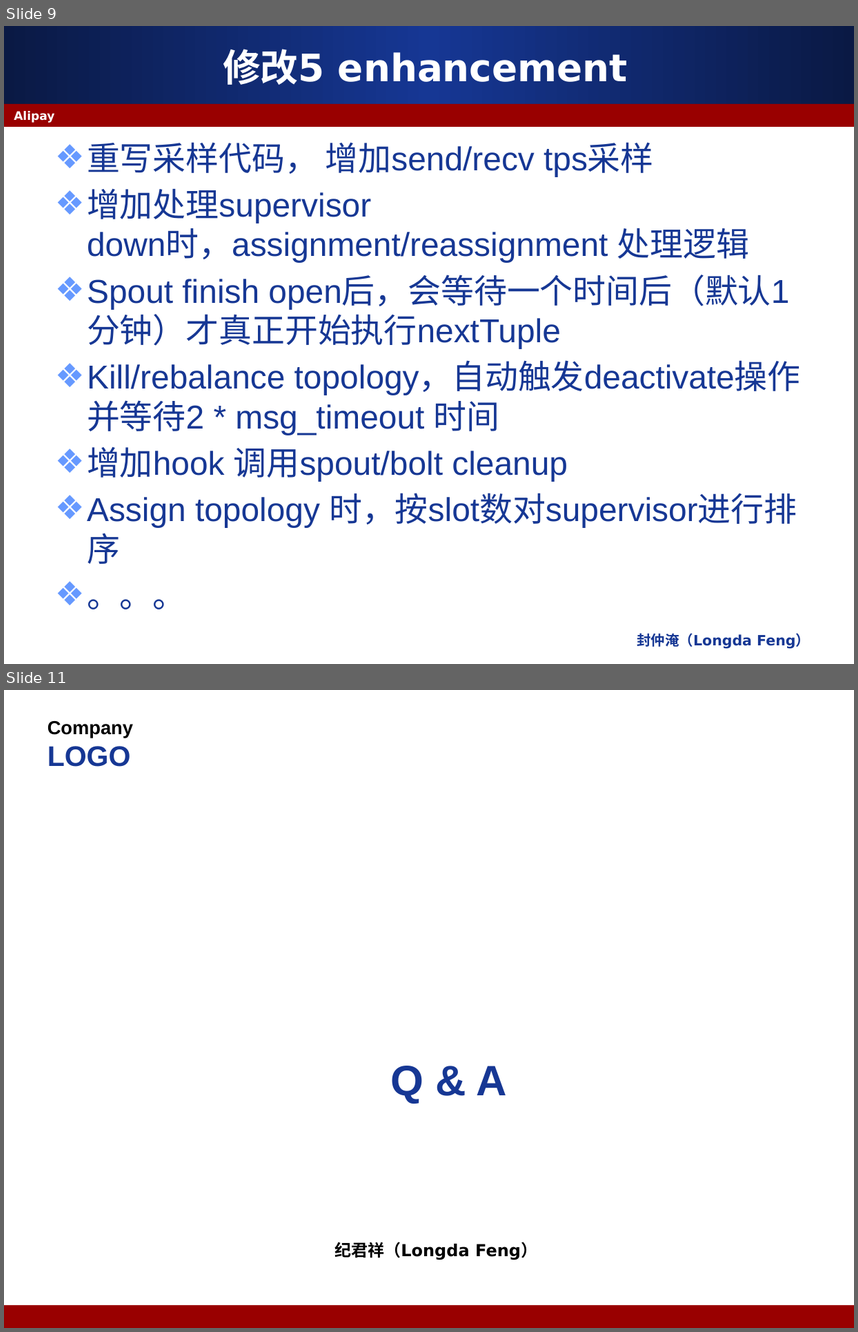
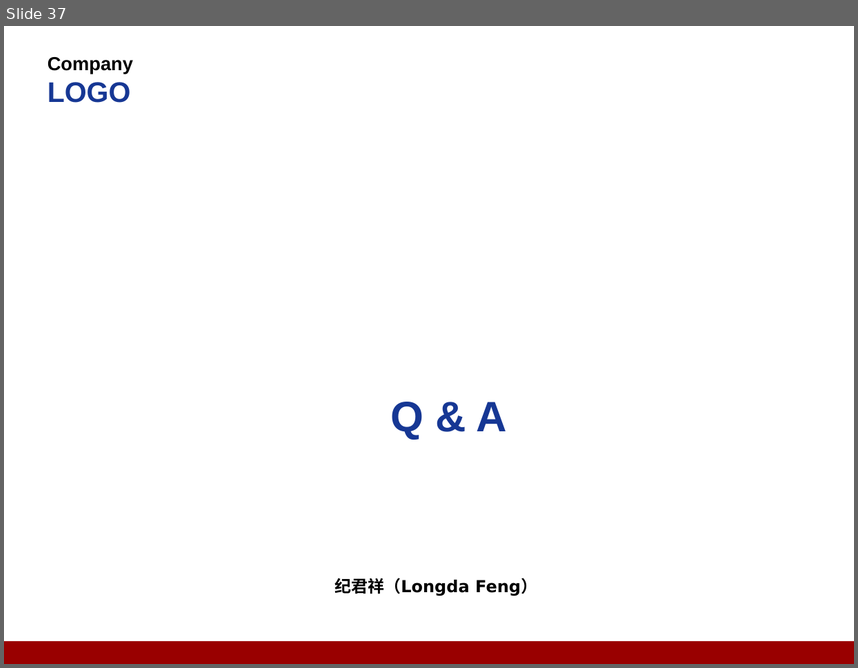
Before and after one commit to apache/storm, a slide deck: docs/JStorm 介绍.pptx. Shown one above the other, each under a label of ours: slides 9 and 11 before the commit, slide 37 after it; the slides between them are not shown. The pictures are 858x1332 and 858x668 pixels, drawn with LibreOffice and Linux fonts; fonts in the diff are those of the drawing; background and template pictures are left out. Boxes give left, top, right and bottom in pixels: in the first picture for what was removed or moved away, otherwise in the second. Text is boxed around its words. In the diff, an @@ line names an element or a change of style, - is before the commit and + after.

```diff
--- a/docs/JStorm 介绍.pptx
+++ b/docs/JStorm 介绍.pptx
@@ slide 9 removed at (4, 26, 854, 664), background #FFFFFF @@
@@ rectangle removed at (4, 26, 854, 103) @@
@@ title removed at (223, 49, 628, 85) @@
-修改5 enhancement
@@ rectangle removed at (4, 104, 854, 127) @@
@@ text removed at (14, 111, 54, 123) @@
-Alipay
@@ text removed at (87, 142, 801, 609) @@
-❖ 重写采样代码， 增加send/recv tps采样
-❖ 增加处理supervisor down时，assignment/reassignment 处理逻辑
-❖ Spout finish open后，会等待一个时间后（默认1分钟）才真正开始执行nextTuple
-❖ Kill/rebalance topology，自动触发deactivate操作并等待2 * msg_timeout 时间
-❖ 增加hook 调用spout/bolt cleanup
-❖ Assign topology 时，按slot数对supervisor进行排序
-❖ 。。。
@@ text removed at (637, 633, 810, 648) @@
-封仲淹（Longda Feng）
@@ what was slide 11 is now slide 37 @@
```
Also in this commit, not shown: 6 slides changed, 29 slides added, 2 other slides removed, 7 other files.
